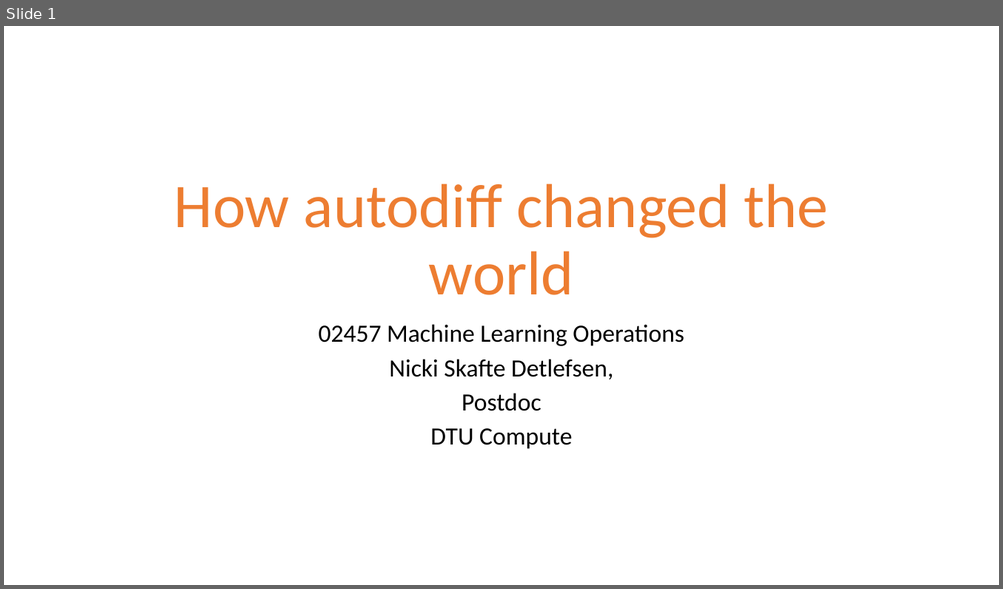
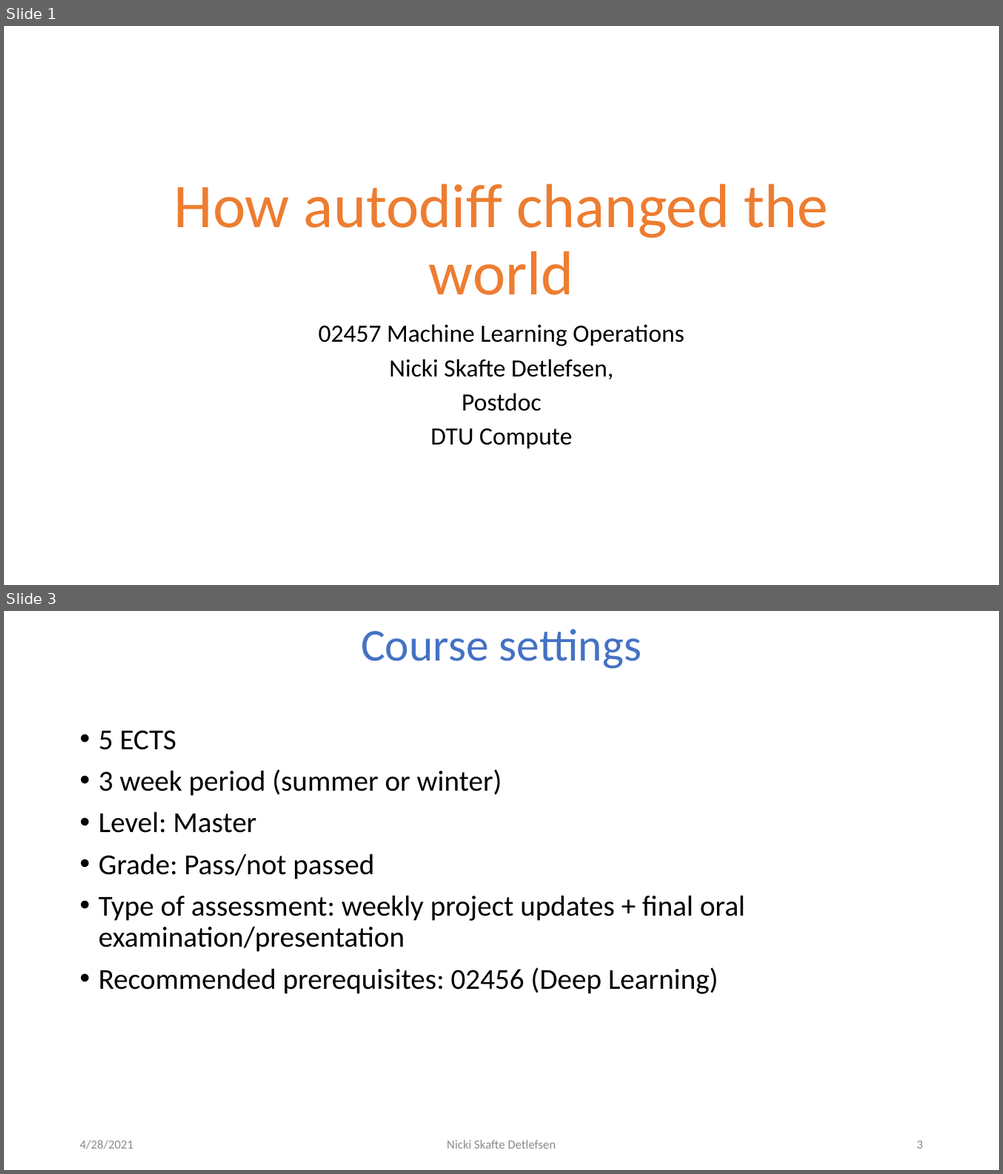
Before and after one commit to DeepEasterbunny/dtu_mlops, a slide deck: 1_introduction/How autodiff changed the world.pptx. Shown one above the other, each under a label of ours: slide 1 before the commit, slides 1 and 3 after it; the slides between them are not shown. The pictures are 1003x589 and 1003x1174 pixels, drawn with LibreOffice and Linux fonts; fonts in the diff are those of the drawing; background and template pictures are left out. Boxes give left, top, right and bottom in pixels: in the first picture for what was removed or moved away, otherwise in the second. Text is boxed around its words. In the diff, an @@ line names an element or a change of style, - is before the commit and + after.

```diff
--- a/1_introduction/How autodiff changed the world.pptx
+++ b/1_introduction/How autodiff changed the world.pptx
@@ slide 3 added at (4, 611, 999, 1170), background #FFFFFF @@
@@ title added at (361, 629, 642, 669), 44 pt, text #4472C4 @@
+Course settings
@@ text added at (99, 730, 745, 994), 28 pt, text #000000 @@
+• 5 ECTS
+• 3 week period (summer or winter)
+• Level: Master
+• Grade: Pass/not passed
+• Type of assessment: weekly project updates + final oral examination/presentation
+• Recommended prerequisites: 02456 (Deep Learning)
@@ text added at (79, 1140, 133, 1150), 12 pt, text #8C8C8C @@
+4/28/2021
@@ text added at (447, 1140, 556, 1149), 12 pt, text #8C8C8C @@
+Nicki Skafte Detlefsen
@@ page number added at (916, 1141, 922, 1149), 12 pt, text #8C8C8C @@
+3
```
Also in this commit, not shown: 7 slides changed, 4 other slides added, 6 other files.
